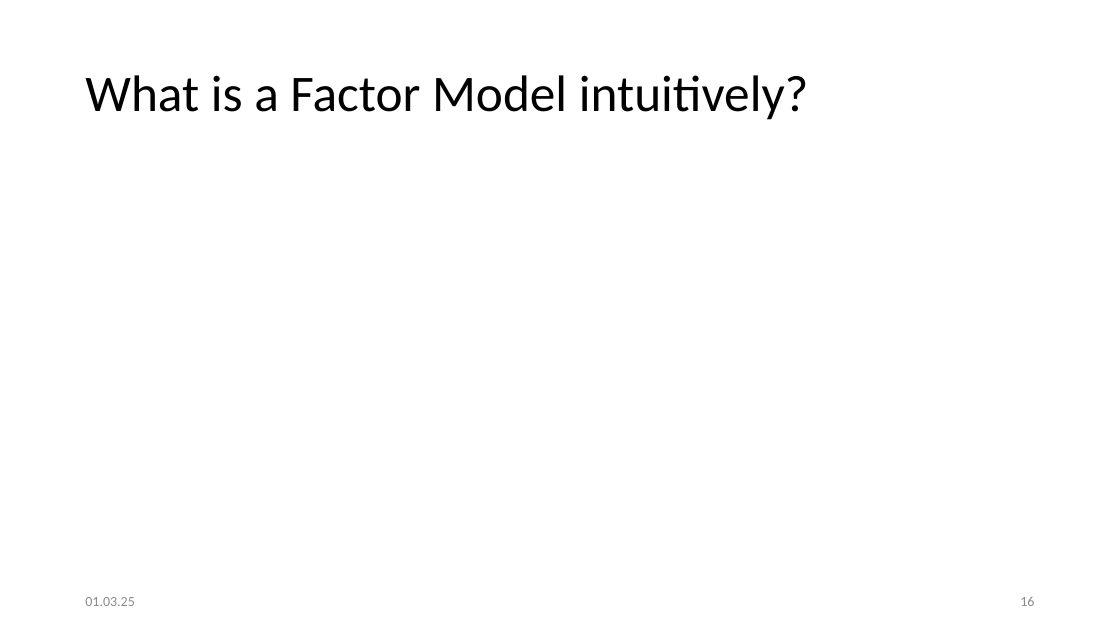
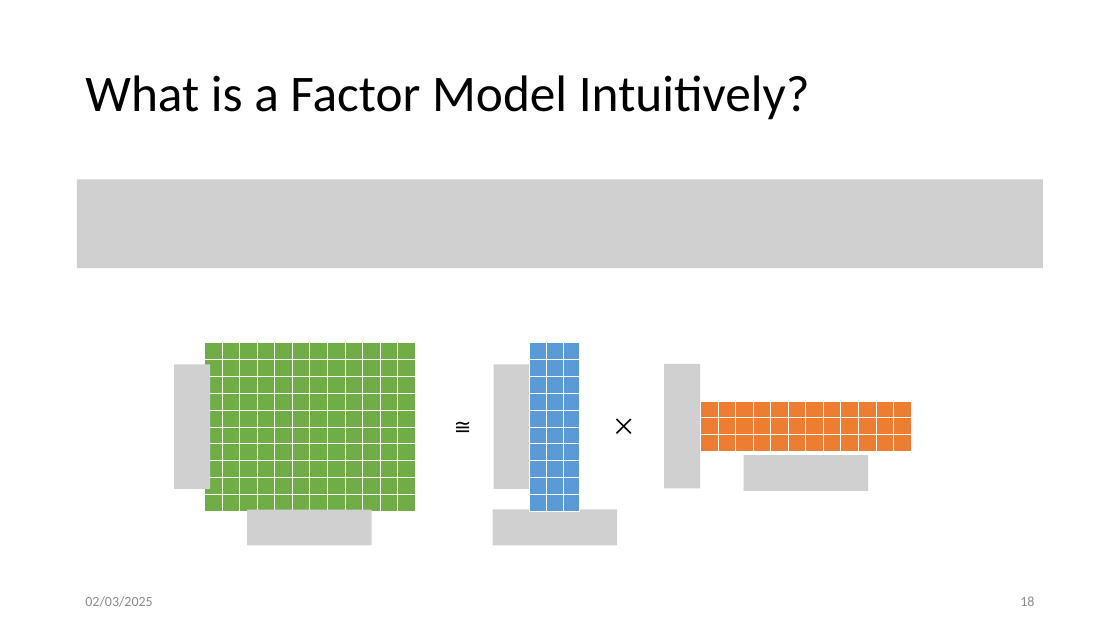
Before and after one commit to penelopenelope/ebi_mofa_workshop_precision_medicine, a slide deck: slide 19 of presentation.pptx (slide 17 before the commit). Drawn at 1120x630 pixels with LibreOffice and Linux fonts; fonts in the diff are those of the drawing; grey boxes stand for pictures. Boxes give left, top, right and bottom in pixels: in the first picture for what was removed or moved away, otherwise in the second. Text is boxed around its words. In the diff, an @@ line names an element or a change of style, - is before the commit and + after.

Commit message:
Updated presentation

```diff
--- a/presentation.pptx
+++ b/presentation.pptx
@@ title at (85,75,810,120): text changed @@
-What is a Factor Model intuitively?
+What is a Factor Model Intuitively?
@@ picture added at (77,180,1044,269) @@
@@ table added at (205,343,417,510), 10 rows, 12 columns @@
+ |  |  |  |  |  |  |  |  |  |  | 
+ |  |  |  |  |  |  |  |  |  |  | 
+ |  |  |  |  |  |  |  |  |  |  | 
+ |  |  |  |  |  |  |  |  |  |  | 
+ |  |  |  |  |  |  |  |  |  |  | 
+ |  |  |  |  |  |  |  |  |  |  | 
+ |  |  |  |  |  |  |  |  |  |  | 
+ |  |  |  |  |  |  |  |  |  |  | 
+ |  |  |  |  |  |  |  |  |  |  | 
+ |  |  |  |  |  |  |  |  |  |  | 
@@ table added at (530,343,581,510), 10 rows, 3 columns @@
+ |  | 
+ |  | 
+ |  | 
+ |  | 
+ |  | 
+ |  | 
+ |  | 
+ |  | 
+ |  | 
+ |  | 
@@ picture added at (174,365,210,489) @@
@@ picture added at (494,364,530,489) @@
@@ picture added at (664,364,700,489) @@
@@ text added at (446,409,508,443), 18 pt, text #000000 @@
+≅
@@ text added at (607,409,644,443), 18 pt, text #000000 @@
+⨉
@@ table added at (701,401,912,451), 3 rows, 12 columns @@
+ |  |  |  |  |  |  |  |  |  |  | 
+ |  |  |  |  |  |  |  |  |  |  | 
+ |  |  |  |  |  |  |  |  |  |  | 
@@ picture added at (744,455,868,492) @@
@@ picture added at (492,509,617,545) @@
@@ picture added at (247,510,371,546) @@
@@ text at (85,596,152,607): text changed @@
-01.03.25
+02/03/2025
```
Also in this commit, not shown: 30 other slides changed, 2 slides added, 2 slides removed.
